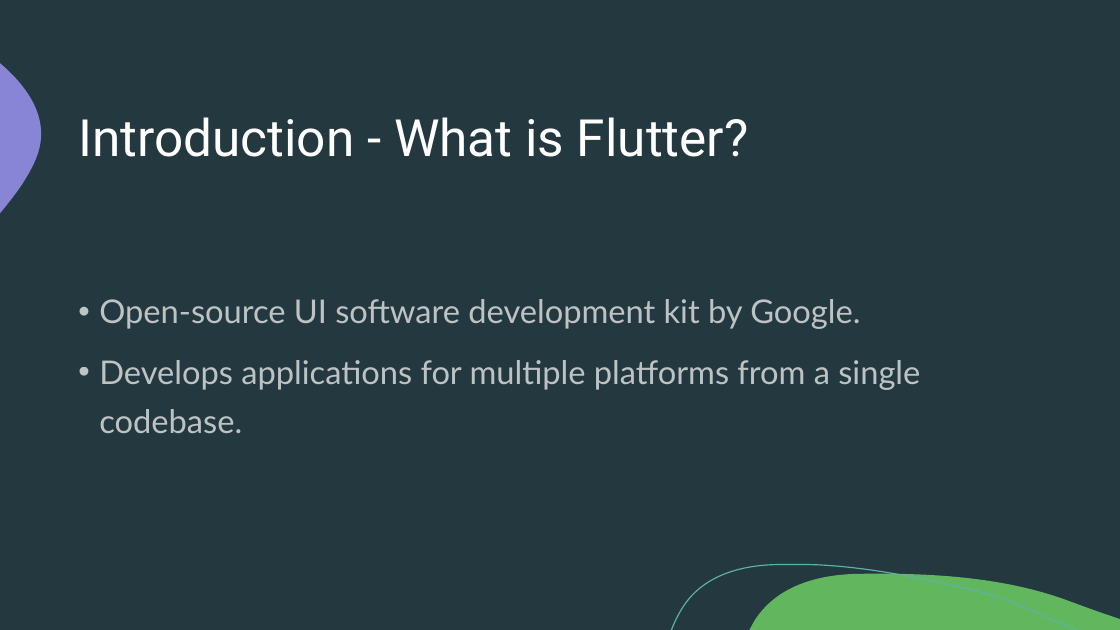
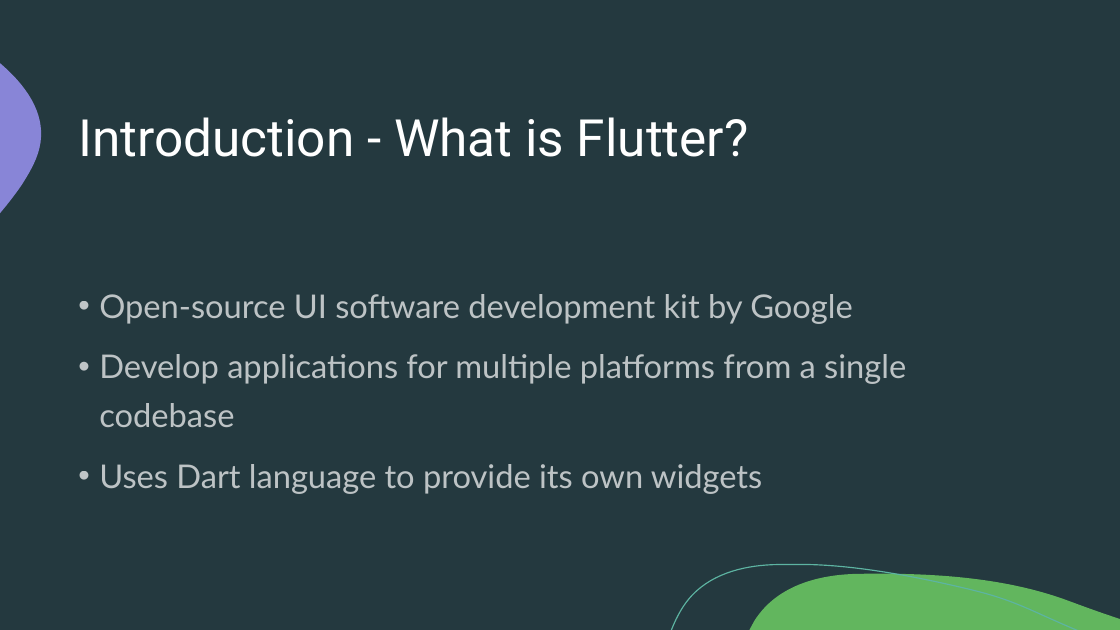
Before and after one commit to Magjin/ePortfolio_flutter, a slide deck: slide 3 of Flutter.pptx. Drawn at 1120x630 pixels with LibreOffice and Linux fonts; fonts in the diff are those of the drawing. Boxes give left, top, right and bottom in pixels: in the first picture for what was removed or moved away, otherwise in the second. Text is boxed around its words. In the diff, an @@ line names an element or a change of style, - is before the commit and + after.

```diff
--- a/Flutter.pptx
+++ b/Flutter.pptx
@@ text at <box>99,294,906,494</box>: text changed @@
-• Open-source UI software development kit by Google.
-• Develops applications for multiple platforms from a single codebase.
+• Open-source UI software development kit by Google
+• Develop applications for multiple platforms from a single codebase
+• Uses Dart language to provide its own widgets
```
Also in this commit, not shown: 12 other slides changed.
